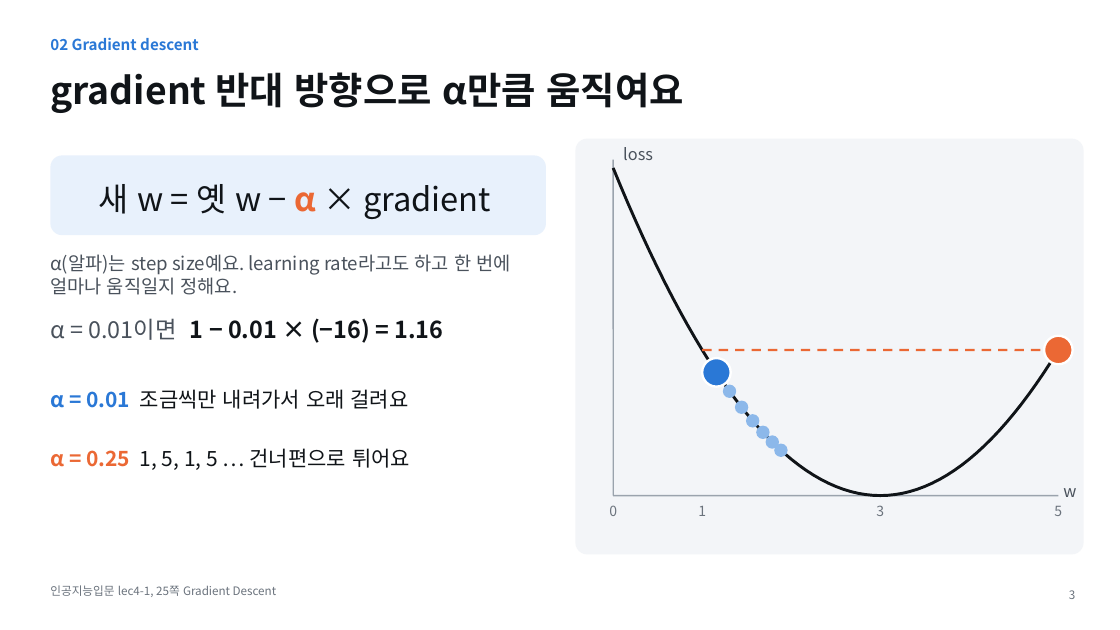
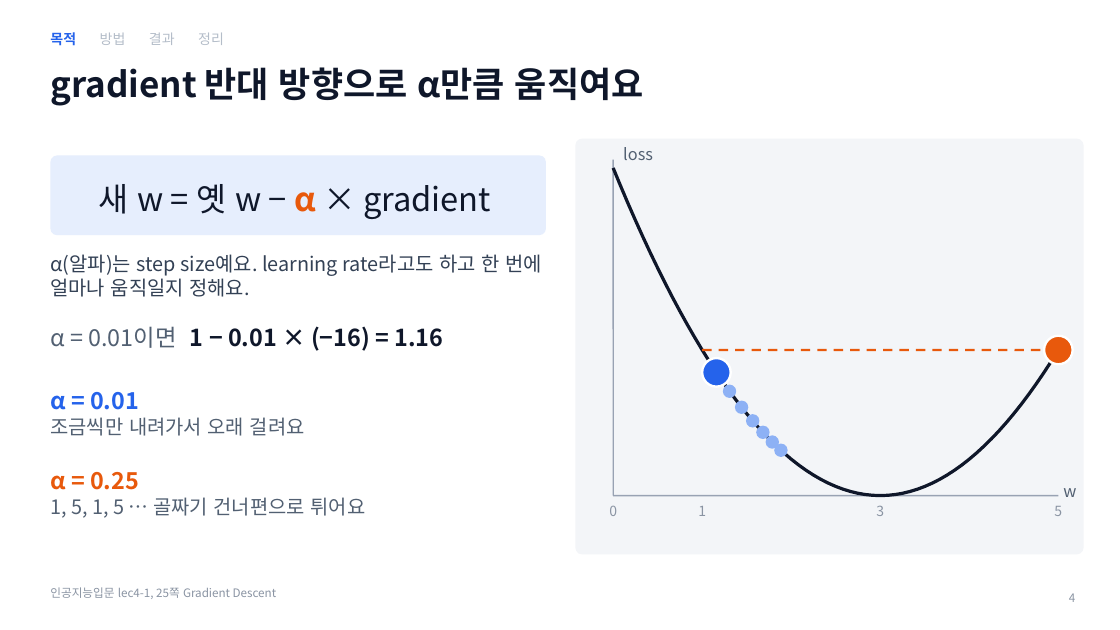
Before and after one commit to tkdgh123/tkdgh123.github.io, a slide deck: slide 4 of adam/Adam_PaperSeminar.pptx (slide 3 before the commit). Drawn at 1120x630 pixels with LibreOffice and Linux fonts; fonts in the diff are those of the drawing. Boxes give left, top, right and bottom in pixels: in the first picture for what was removed or moved away, otherwise in the second. Text is boxed around its words. In the diff, an @@ line names an element or a change of style, - is before the commit and + after.

```diff
--- a/adam/Adam_PaperSeminar.pptx
+++ b/adam/Adam_PaperSeminar.pptx
@@ text removed at bbox=[50, 37, 198, 50] @@
-02 Gradient descent
@@ text added at bbox=[50, 32, 224, 46], 12 pt, text #B4BDC9 @@
+목적 방법 결과 정리
@@ title "gradient 반대 방향으로 α만큼 움직여요" at bbox=[50, 67, 644, 106]: size 32 to 30 pt, text colour #101418 to #0F172A @@
@@ rounded rectangle at bbox=[576, 139, 1084, 555]: proportions changed @@
@@ text "loss" at bbox=[623, 147, 653, 160]: text colour #4A525C to #526072 @@
@@ rounded rectangle "새 w = 옛 w ..." at bbox=[50, 155, 546, 235]: text colour #101418 to #0F172A; text colour #EB6834 to #E8590C in "α"; fill #E8F1FC to #E6EEFD; proportions changed @@
@@ freeform shape at bbox=[613, 168, 1059, 496]: outline #101418 2.5 pt to #0F172A 2.75 pt @@
@@ line (613, 160) - (613, 496): stroke #9AA3AD 1.25 pt to #98A2B3 1.25 pt @@
@@ text "α(알파)는 step size예요. learning rate라고도 ..." at bbox=[50, 254, 542, 297]: size 16 to 17 pt, text colour #4A525C to #334155 @@
@@ text "α = 0.01이면 1 − ...": place and size @@
-text "α = 0.01이면 1 − ..." at bbox=[50, 318, 443, 343]
+text "α = 0.01이면 1 − ..." at bbox=[50, 326, 443, 351]
@@ text "α = 0.01이면 1 − ..." at bbox=[50, 326, 443, 351]: text colour #4A525C to #526072 in "α = 0.01이면"; text colour #101418 to #0F172A in "1 − 0.01 × (−16) = 1.16" @@
@@ ellipse at bbox=[702, 358, 731, 386]: fill #2A78D6 to #2563EB @@
@@ line (702, 350) - (1059, 350): stroke #EB6834 2 pt dashed to #E8590C 2 pt dashed @@
@@ ellipse at bbox=[1044, 336, 1073, 365]: fill #EB6834 to #E8590C @@
@@ text at bbox=[50, 392, 305, 436]: text changed; size 18 to 17 pt; text colour #101418 to #526072 @@
-α = 0.01 조금씩만 내려가서 오래 걸려요
+α = 0.01
+조금씩만 내려가서 오래 걸려요
@@ fill #8CB8EA to #8DB1F5 in 4 elements at bbox=[723, 385, 737, 398], bbox=[735, 401, 749, 414], bbox=[746, 414, 760, 428], bbox=[775, 444, 788, 457] @@
@@ text at bbox=[50, 472, 366, 518]: text changed; size 18 to 17 pt; text colour #101418 to #526072 @@
-α = 0.25 1, 5, 1, 5 … 건너편으로 튀어요
+α = 0.25
+1, 5, 1, 5 … 골짜기 건너편으로 튀어요
@@ line (613, 496) - (1059, 496): stroke #9AA3AD 1.25 pt to #98A2B3 1.25 pt @@
@@ text "w" at bbox=[1063, 488, 1076, 497]: text colour #4A525C to #526072 @@
@@ text colour #6B737D to #8A94A3 in 5 elements at bbox=[609, 506, 617, 516], bbox=[698, 506, 706, 516], bbox=[876, 506, 884, 516], bbox=[1054, 506, 1062, 516], bbox=[50, 587, 276, 599] @@
@@ page number removed at bbox=[1069, 590, 1075, 599] @@
-3
@@ page number added at bbox=[1069, 593, 1075, 602], 10 pt, text #8A94A3 @@
+4
```
Also in this commit, not shown: 15 other slides changed, 2 slides added, 1 slide removed, 3 other files.
